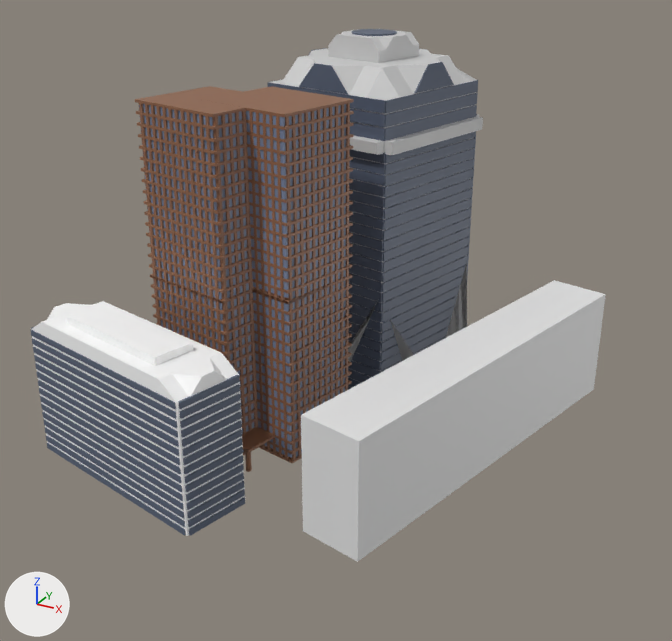
The glTF model run/textures/build/build3.glb, before and after one commit.
The view is the same before and after, from a 50 mm camera at (11.93, -23.68, 13.21) aimed at (1.22, -4.21, 3.47). The lights are fixed; the arrows at lower left show +X, +Y and +Z. Where no turn or scale is listed for an object, it has been applied to the vertices.

In view in the first picture: '立方体', '立方体.001', '立方体.002', '立方体.003', '立方体.004', '立方体.007', '立方体.010', '立方体.011', '立方体.012', '立方体.013'.
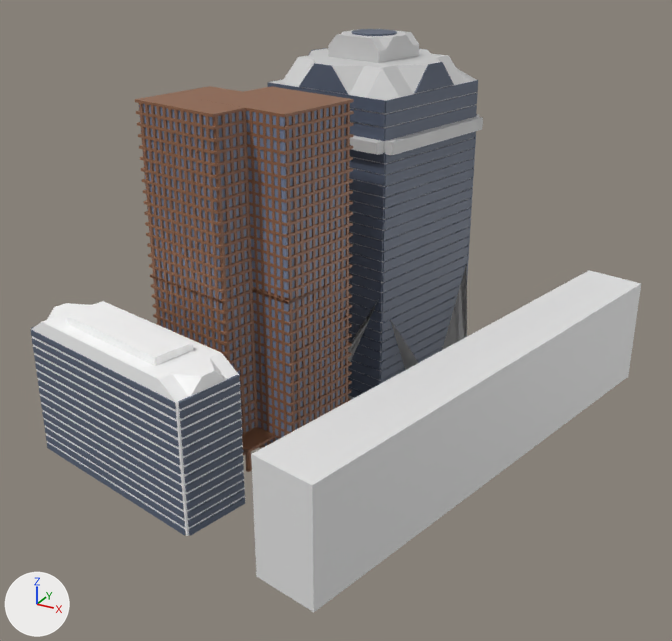
Location of each change, [x1, y1, x2, y2] in pixels of the pictures (672 x 641 px):
'立方体.013', moved, rescaled (28% wider, 21% taller): before [301, 280, 606, 562]; after [251, 270, 641, 612]

The change, as a list of edits to the scene's bpy script:
```text
Change ob_立方体_013:
    ob_立方体_013.location: (4.91, -3.88, 1.94) -> (5.23, -4.13, 1.94)
    ob_立方体_013.scale: (1.0, 1.0, 1.0) -> (1.02, 1.3, 1.0)
```
